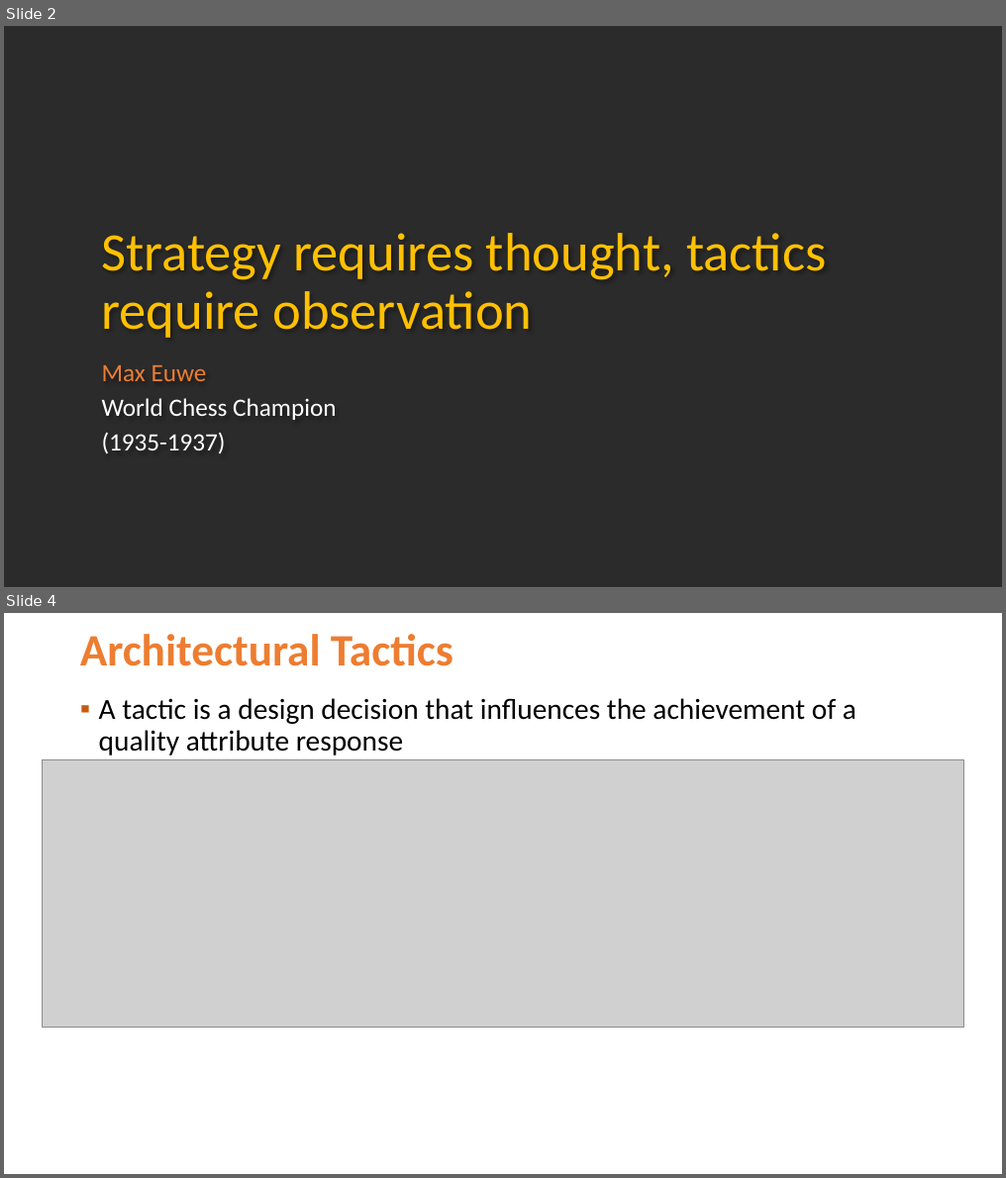
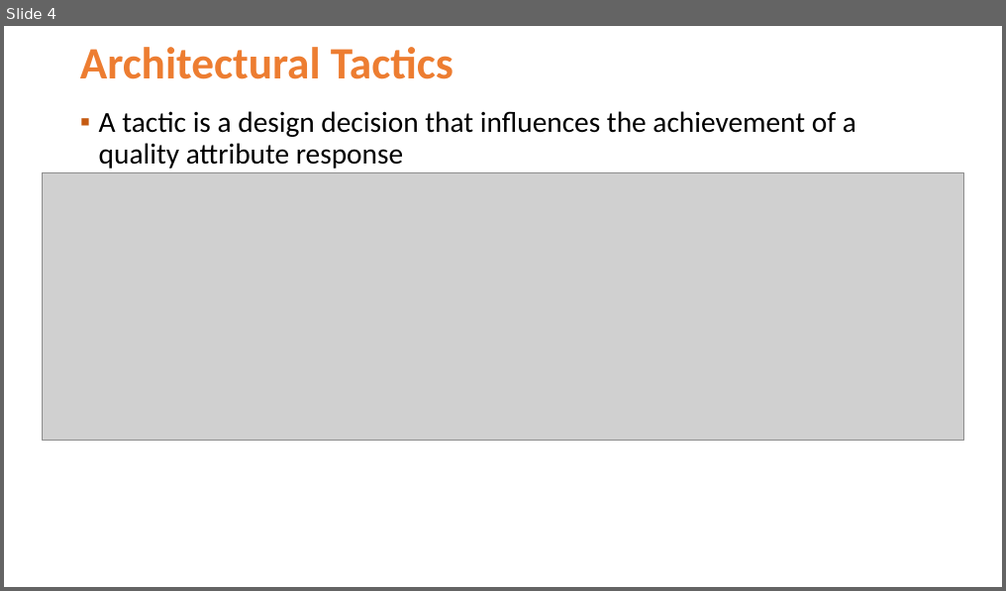
Before and after one commit to Jucer74/SoftwareArchitecture, a slide deck: Clases/05-ArchitectureEvaluation/SoftwareArchitecture-ArchitectureEvaluation.pptx. Shown one above the other, each under a label of ours: slides 2 and 4 before the commit, slide 4 after it; the slides between them are not shown. The pictures are 1006x1178 and 1006x591 pixels, drawn with LibreOffice and Linux fonts; fonts in the diff are those of the drawing; grey boxes stand for pictures; background and template pictures are left out; a plain dark background stands for a picture behind light text. Boxes give left, top, right and bottom in pixels: in the first picture for what was removed or moved away, otherwise in the second. Text is boxed around its words. In the diff, an @@ line names an element or a change of style, - is before the commit and + after.

```diff
--- a/Clases/05-ArchitectureEvaluation/SoftwareArchitecture-ArchitectureEvaluation.pptx
+++ b/Clases/05-ArchitectureEvaluation/SoftwareArchitecture-ArchitectureEvaluation.pptx
@@ slide 2 removed at (4, 26, 1002, 587), background picture (left out) @@
@@ title removed at (101, 233, 827, 338) @@
-Strategy requires thought, tactics require observation
@@ text removed at (102, 366, 336, 455) @@
-Max Euwe
-World Chess Champion
-(1935-1937)
```
Also in this commit, not shown: 2 slides changed, 1 slide added.
